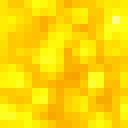
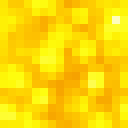
Revision of a layered (128, 128) image; what changed, layer by layer:
removed layer "1 copy" over (0, 0, 128, 128)
added layer "Frame 151 (interpolated) (50ms) (replace)" above "Frame 150 (interpolated) (50ms) (replace)" over (0, 0, 128, 128)
added layer "Frame 150 (interpolated) (50ms) (replace)" above "Frame 149 (interpolated) (50ms) (replace)" over (0, 0, 128, 128)
added layer "Frame 149 (interpolated) (50ms) (replace)" above "Frame 148 (50ms) (replace)" over (0, 0, 128, 128)
added layer "Frame 148 (50ms) (replace)" above "Frame 147 (interpolated) (50ms) (replace)" over (0, 0, 128, 128)
added layer "Frame 147 (interpolated) (50ms) (replace)" above "Frame 146 (interpolated) (50ms) (replace)" over (0, 0, 128, 128)
added layer "Frame 146 (interpolated) (50ms) (replace)" above "Frame 145 (interpolated) (50ms) (replace)" over (0, 0, 128, 128)
added layer "Frame 145 (interpolated) (50ms) (replace)" above "Frame 144 (50ms) (replace)" over (0, 0, 128, 128)
added layer "Frame 143 (interpolated) (50ms) (replace)" above "Frame 142 (interpolated) (50ms) (replace)" over (0, 0, 128, 128)
added layer "Frame 142 (interpolated) (50ms) (replace)" above "Frame 141 (interpolated) (50ms) (replace)" over (0, 0, 128, 128)
added layer "Frame 141 (interpolated) (50ms) (replace)" above "Frame 140 (50ms) (replace)" over (0, 0, 128, 128)
added layer "Frame 140 (50ms) (replace)" above "Frame 139 (interpolated) (50ms) (replace)" over (0, 0, 128, 128)
added layer "Frame 139 (interpolated) (50ms) (replace)" above "Frame 138 (interpolated) (50ms) (replace)" over (0, 0, 128, 128)
added layer "Frame 138 (interpolated) (50ms) (replace)" above "Frame 137 (interpolated) (50ms) (replace)" over (0, 0, 128, 128)
added layer "Frame 137 (interpolated) (50ms) (replace)" above "Frame 136 (50ms) (replace)" over (0, 0, 128, 128)
added layer "Frame 136 (50ms) (replace)" above "Frame 135 (interpolated) (50ms) (replace)" over (0, 0, 128, 128)
…and 161 more changes (126 added, 9 painted, 26 removed, 9 renamed)
